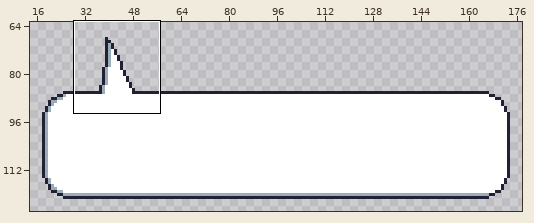
Pixel-art file -- assets/GUI/Dialogue/Boxes/box_left.aseprite. The picture above shows the old version from afar; the outline marks the close-up.
Close-up. Earlier state:
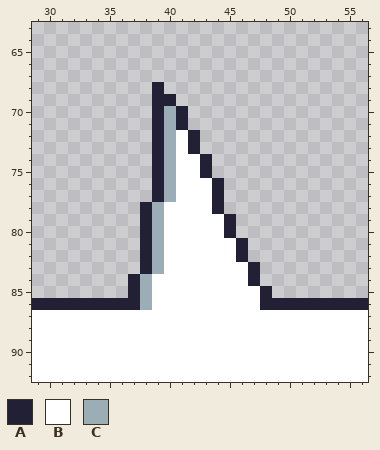
160x120 pixels, 1 frame. Shown: x 29..56, y 63..92. The old version is drawn lined up with the new one, on the new canvas. The wide view leaves out empty margins.
Palette (. is transparent): A #222034  B #ffffff  C #9badb7
Pixels before, first column x 29:
68 ..........A.................
69 ..........AA................
70 ..........ACA...............
71 ..........ACA...............
72 ..........ACBA..............
73 ..........ACBA..............
74 ..........ACBBA.............
75 ..........ACBBA.............
76 ..........ACBBBA............
77 ..........ACBBBA............
78 .........ACBBBBA............
79 .........ACBBBBBA...........
80 .........ACBBBBBA...........
81 .........ACBBBBBBA..........
82 .........ACBBBBBBA..........
83 .........ACBBBBBBBA.........
84 ........ACBBBBBBBBA.........
85 ........ACBBBBBBBBBA........
86 AAAAAAAAACBBBBBBBBBAAAAAAAAA
87 BBBBBBBBBBBBBBBBBBBBBBBBBBBB
88 BBBBBBBBBBBBBBBBBBBBBBBBBBBB
89 BBBBBBBBBBBBBBBBBBBBBBBBBBBB
90 BBBBBBBBBBBBBBBBBBBBBBBBBBBB
91 BBBBBBBBBBBBBBBBBBBBBBBBBBBB
92 BBBBBBBBBBBBBBBBBBBBBBBBBBBB
Now the later version:
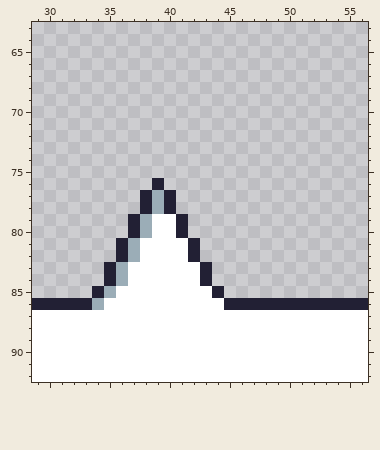
Difference:
canvas 160x120 -> 192x128, the old top-left corner now at 16,4
y 68: x 39 A -> .
y 69: x 39..40 AA -> ..
y 70..71: x 39..41 ACA -> ...
y 72..73: x 39..42 ACBA -> ....
y 74..75: x 39..43 ACBBA -> .....
y 76: x 40..44 CBBBA -> .....
y 77: x 38..44 .ACBBBA -> ACA....
y 78: x 40..44 BBBBA -> A....
y 79..80: x 37..39 .AC -> ACB; x 41..45 BBBBA -> A....
y 81..82: x 36..39 ..AC -> ACBB; x 42..46 BBBBA -> A....
y 83: x 35..39 ...AC -> ACBBB; x 43..47 BBBBA -> A....
y 84: x 35..38 ..AC -> ACBB; x 43..47 BBBBA -> A....
y 85: x 34..38 ...AC -> ACBBB; x 44..48 BBBBA -> A....
y 86: x 34..38 AAAAC -> CBBBB; x 45..47 BBB -> AAA
Where, in picture pixels (left, top, right, bottom), the same in both close-ups:
changed: (92, 82, 272, 310)
